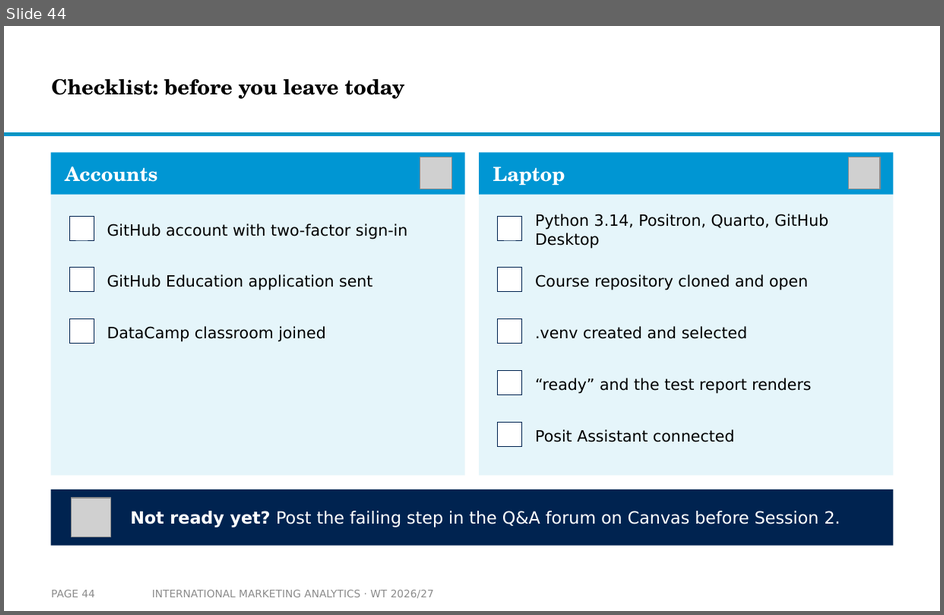
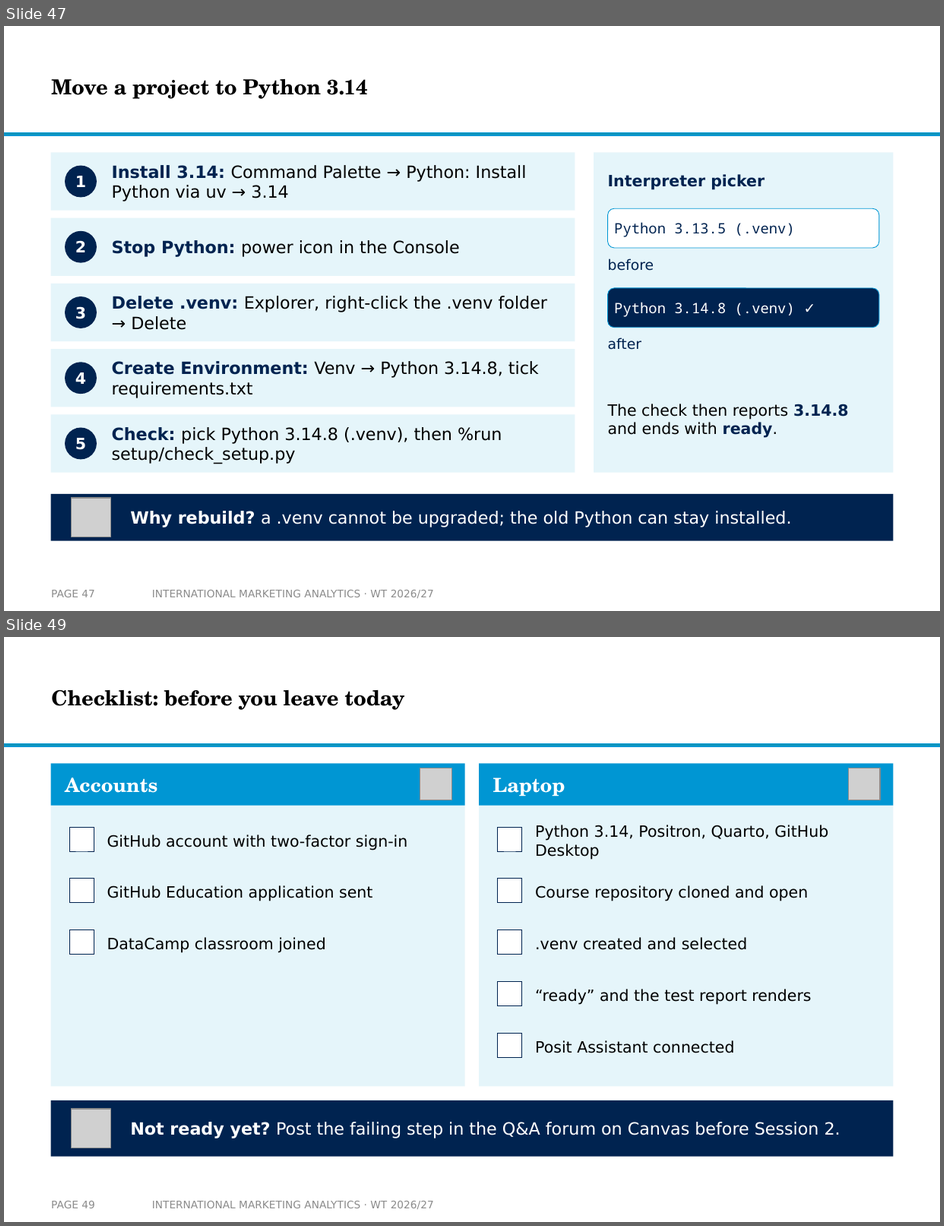
Before and after one commit to arnefloh-wu/International-Marketing-Analytics, a slide deck: slides/01a_setup-and-registration_WT26-27.pptx. Shown one above the other, each under a label of ours: slide 44 before the commit, slides 47 and 49 after it; the slides between them are not shown. The pictures are 944x615 and 944x1226 pixels, drawn with LibreOffice and Linux fonts; fonts in the diff are those of the drawing; grey boxes stand for pictures; background and template pictures are left out. Boxes give left, top, right and bottom in pixels: in the first picture for what was removed or moved away, otherwise in the second. Text is boxed around its words. In the diff, an @@ line names an element or a change of style, - is before the commit and + after.

```diff
--- a/slides/01a_setup-and-registration_WT26-27.pptx
+++ b/slides/01a_setup-and-registration_WT26-27.pptx
@@ slide 47 added at (4, 26, 940, 611), background #FFFFFF; not listed: 1 template element that a slide beside it also shows @@
@@ title added at (51, 79, 368, 99), 16 pt, text #000000, bold @@
+Move a project to Python 3.14
@@ rectangle added at (51, 152, 576, 211), fill #E5F5FA @@
@@ rectangle added at (594, 152, 893, 473), fill #E5F5FA @@
@@ ellipse added at (65, 166, 97, 197), fill #002350, 12 pt, text #FFFFFF, bold @@
+1
@@ text added at (112, 165, 527, 202), 13 pt, text #000000 @@
+Install 3.14: Command Palette → Python: Install Python via uv → 3.14
@@ text added at (608, 174, 765, 190), 12 pt, text #002350, bold @@
+Interpreter picker
@@ rectangle added at (51, 218, 576, 276), fill #E5F5FA @@
@@ rounded rectangle added at (608, 208, 880, 248), fill #FFFFFF, outline #0096D3 0.5 pt @@
@@ text added at (614, 222, 795, 237), 11 pt, text #002350 @@
+Python 3.13.5 (.venv)
@@ ellipse added at (65, 231, 97, 263), fill #002350, 12 pt, text #FFFFFF, bold @@
+2
@@ text added at (112, 240, 460, 257), 13 pt, text #000000 @@
+Stop Python: power icon in the Console
@@ text added at (608, 259, 655, 271), 11 pt, text #002350 @@
+before
@@ rectangle added at (51, 284, 576, 341), fill #E5F5FA @@
@@ ellipse added at (65, 297, 97, 328), fill #002350, 12 pt, text #FFFFFF, bold @@
+3
@@ text added at (112, 296, 547, 330), 13 pt, text #000000 @@
+Delete .venv: Explorer, right-click the .venv folder → Delete
@@ rounded rectangle added at (608, 288, 880, 328), fill #002350, outline #0096D3 0.5 pt @@
@@ text added at (614, 302, 795, 317), 11 pt, text #FFFFFF @@
+Python 3.14.8 (.venv) ✓
@@ text added at (608, 338, 642, 350), 11 pt, text #002350 @@
+after
@@ rectangle added at (51, 349, 576, 407), fill #E5F5FA @@
@@ ellipse added at (65, 362, 97, 394), fill #002350, 12 pt, text #FFFFFF, bold @@
+4
@@ text added at (112, 361, 539, 398), 13 pt, text #000000 @@
+Create Environment: Venv → Python 3.14.8, tick requirements.txt
@@ text added at (608, 404, 849, 438), 12 pt, text #000000 @@
+The check then reports 3.14.8 and ends with ready.
@@ rectangle added at (51, 414, 576, 473), fill #E5F5FA @@
@@ ellipse added at (65, 428, 97, 459), fill #002350, 12 pt, text #FFFFFF, bold @@
+5
@@ text added at (112, 427, 502, 465), 13 pt, text #000000 @@
+Check: pick Python 3.14.8 (.venv), then %run setup/check_setup.py
@@ rectangle added at (51, 494, 893, 541), fill #002350 @@
@@ picture added at (72, 498, 110, 537) @@
@@ text added at (130, 511, 791, 528), 13 pt, text #FFFFFF @@
+Why rebuild? a .venv cannot be upgraded; the old Python can stay installed.
@@ page number added at (51, 590, 94, 598), 8 pt, text #8C8C8C @@
+PAGE 47
@@ text added at (152, 590, 434, 598), 8 pt, text #8C8C8C @@
+INTERNATIONAL MARKETING ANALYTICS · WT 2026/27
@@ what was slide 44 is now slide 49 @@
@@ page number at (51, 1201, 94, 1209): text changed @@
-PAGE 44
+PAGE 49
```
Also in this commit, not shown: 7 slides changed, 4 other slides added, 4 other files.
